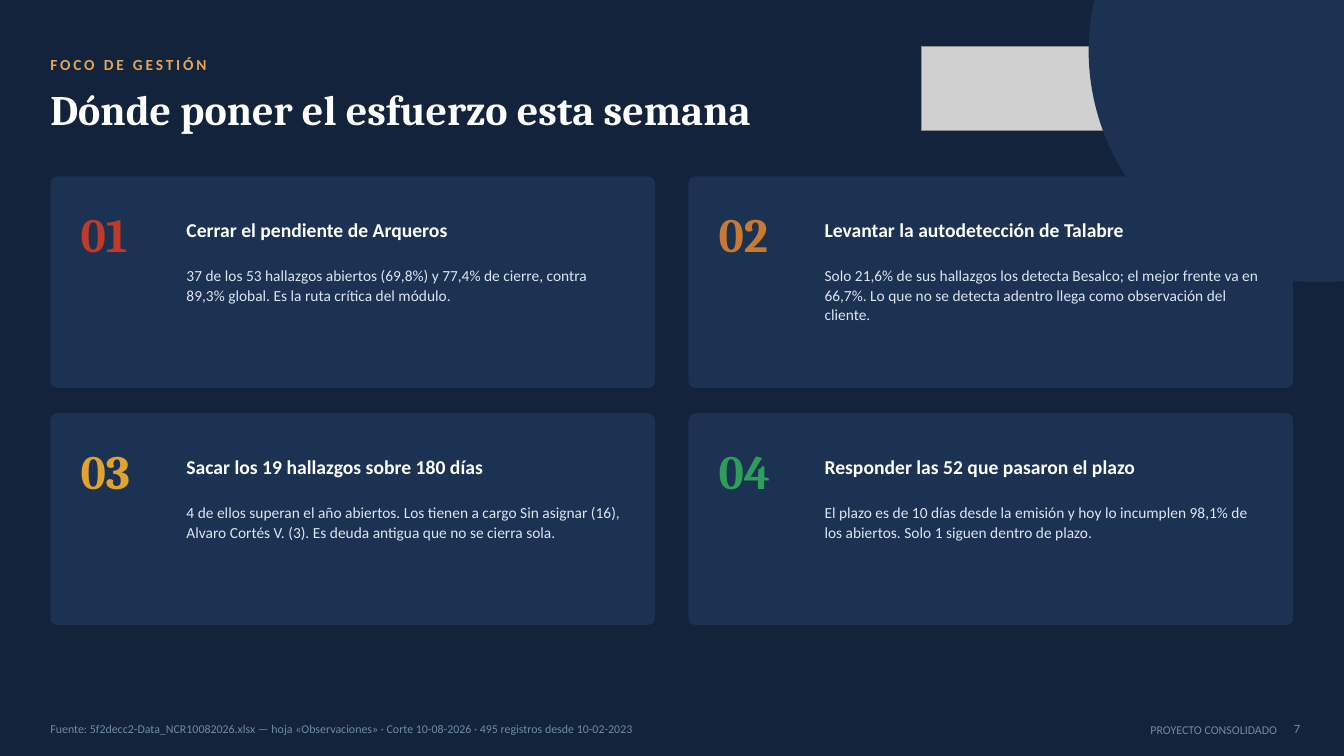
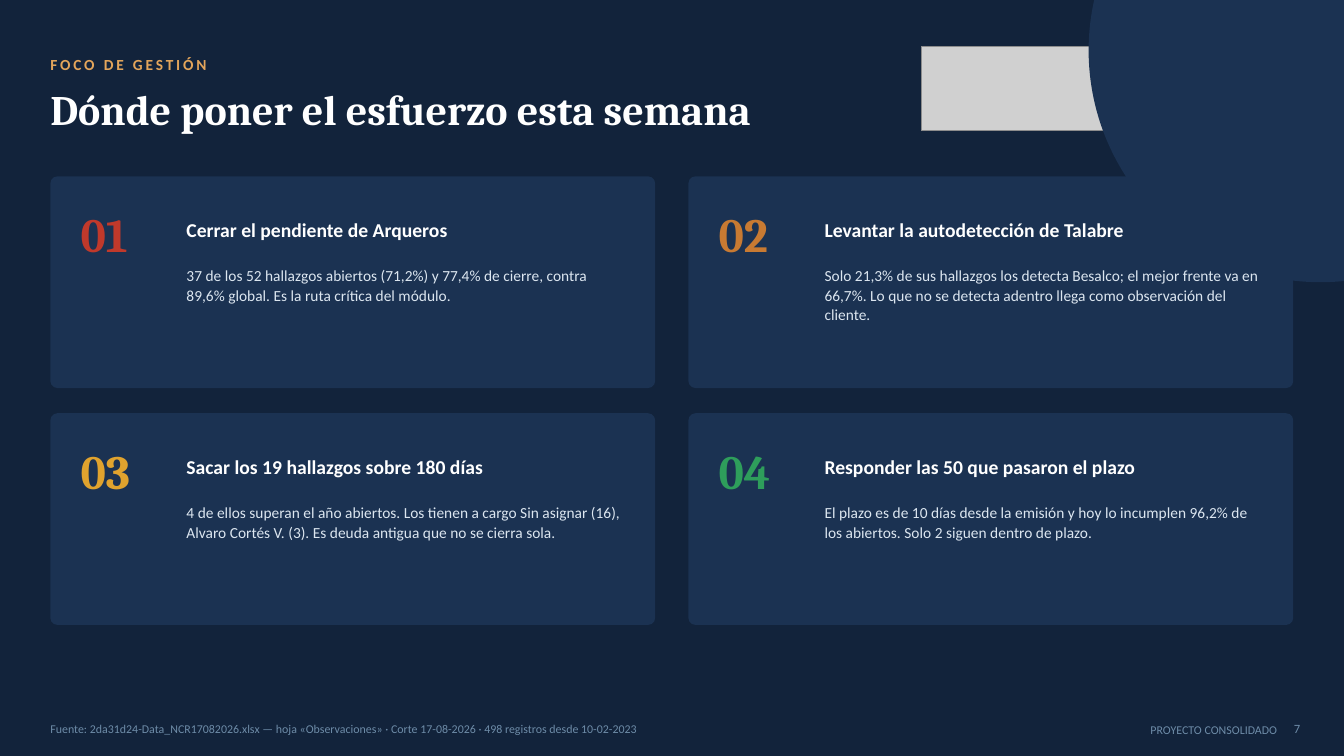
Before and after one commit to tdkvalex/Dashboard-HSEQ, a slide deck: slide 7 of modulo_nc/Panel_No_Conformidades.pptx. Drawn at 1344x756 pixels with LibreOffice and Linux fonts; fonts in the diff are those of the drawing; grey boxes stand for pictures. Boxes give left, top, right and bottom in pixels: in the first picture for what was removed or moved away, otherwise in the second. Text is boxed around its words. In the diff, an @@ line names an element or a change of style, - is before the commit and + after.

```diff
--- a/modulo_nc/Panel_No_Conformidades.pptx
+++ b/modulo_nc/Panel_No_Conformidades.pptx
@@ text at (x1=186, y1=270, x2=587, y2=304): text changed @@
-37 de los 53 hallazgos abiertos (69,8%) y 77,4% de cierre, contra 89,3% global. Es la ruta crítica del módulo.
+37 de los 52 hallazgos abiertos (71,2%) y 77,4% de cierre, contra 89,6% global. Es la ruta crítica del módulo.
@@ text at (x1=825, y1=270, x2=1258, y2=320): text changed @@
-Solo 21,6% de sus hallazgos los detecta Besalco; el mejor frente va en 66,7%. Lo que no se detecta adentro llega como observación del cliente.
+Solo 21,3% de sus hallazgos los detecta Besalco; el mejor frente va en 66,7%. Lo que no se detecta adentro llega como observación del cliente.
@@ text at (x1=825, y1=460, x2=1135, y2=477): text changed @@
-Responder las 52 que pasaron el plazo
+Responder las 50 que pasaron el plazo
@@ text at (x1=825, y1=507, x2=1247, y2=541): text changed @@
-El plazo es de 10 días desde la emisión y hoy lo incumplen 98,1% de los abiertos. Solo 1 siguen dentro de plazo.
+El plazo es de 10 días desde la emisión y hoy lo incumplen 96,2% de los abiertos. Solo 2 siguen dentro de plazo.
@@ text at (x1=50, y1=725, x2=637, y2=735): text changed @@
-Fuente: 5f2decc2-Data_NCR10082026.xlsx — hoja «Observaciones» · Corte 10-08-2026 · 495 registros desde 10-02-2023
+Fuente: 2da31d24-Data_NCR17082026.xlsx — hoja «Observaciones» · Corte 17-08-2026 · 498 registros desde 10-02-2023
```
Also in this commit, not shown: 15 other slides changed, 3 other files.
